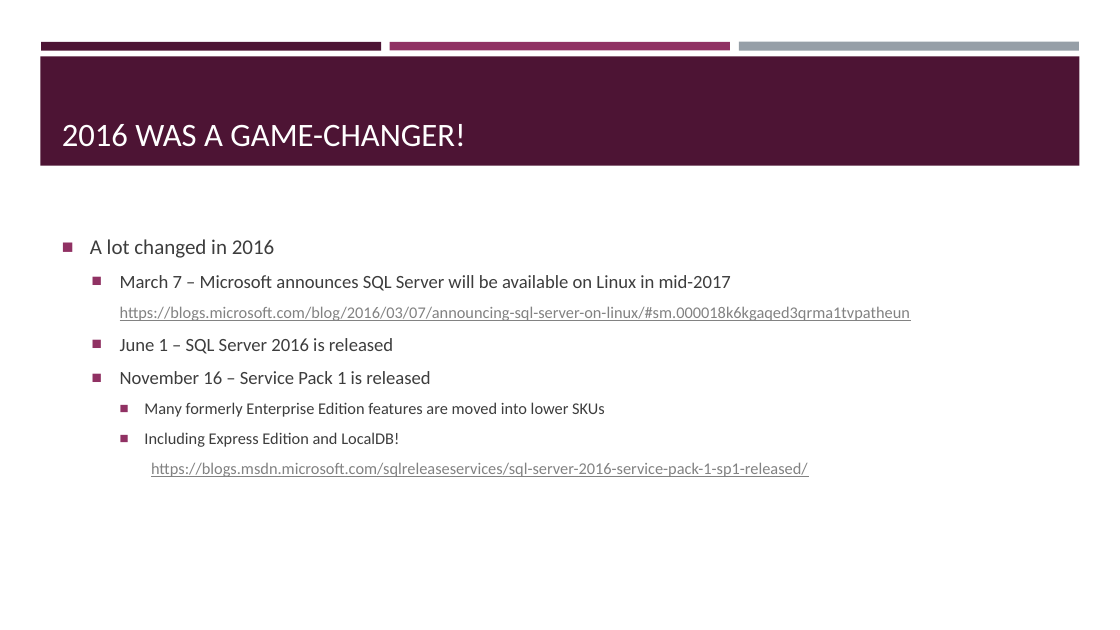
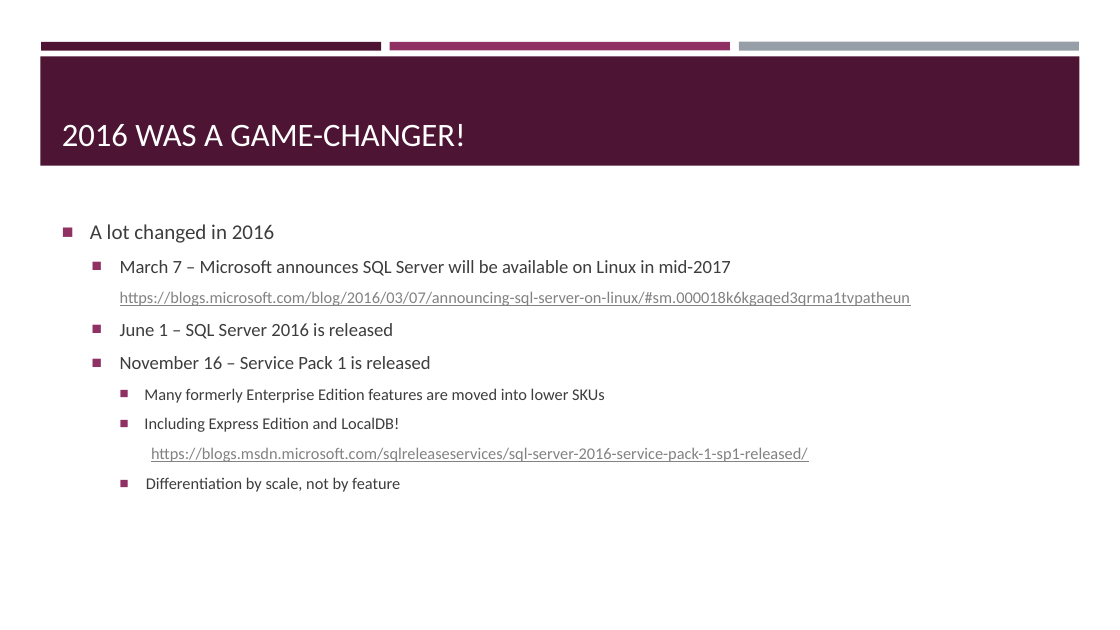
Before and after one commit to sqltran/SevenAwesomeSQLFeatures, a slide deck: slide 3 of AwesomeFreeSQLServerFeatures.pptx. Drawn at 1120x630 pixels with LibreOffice and Linux fonts; fonts in the diff are those of the drawing. Boxes give left, top, right and bottom in pixels: in the first picture for what was removed or moved away, otherwise in the second. Text is boxed around its words. In the diff, an @@ line names an element or a change of style, - is before the commit and + after.

Commit message:
Developer Edition is free; differentiation by scale, not by feature.

```diff
--- a/AwesomeFreeSQLServerFeatures.pptx
+++ b/AwesomeFreeSQLServerFeatures.pptx
@@ text at (x1=146, y1=477, x2=400, y2=492): paragraph added @@
+    ■ Differentiation by scale, not by feature
```
Also in this commit, not shown: 2 other slides changed.
